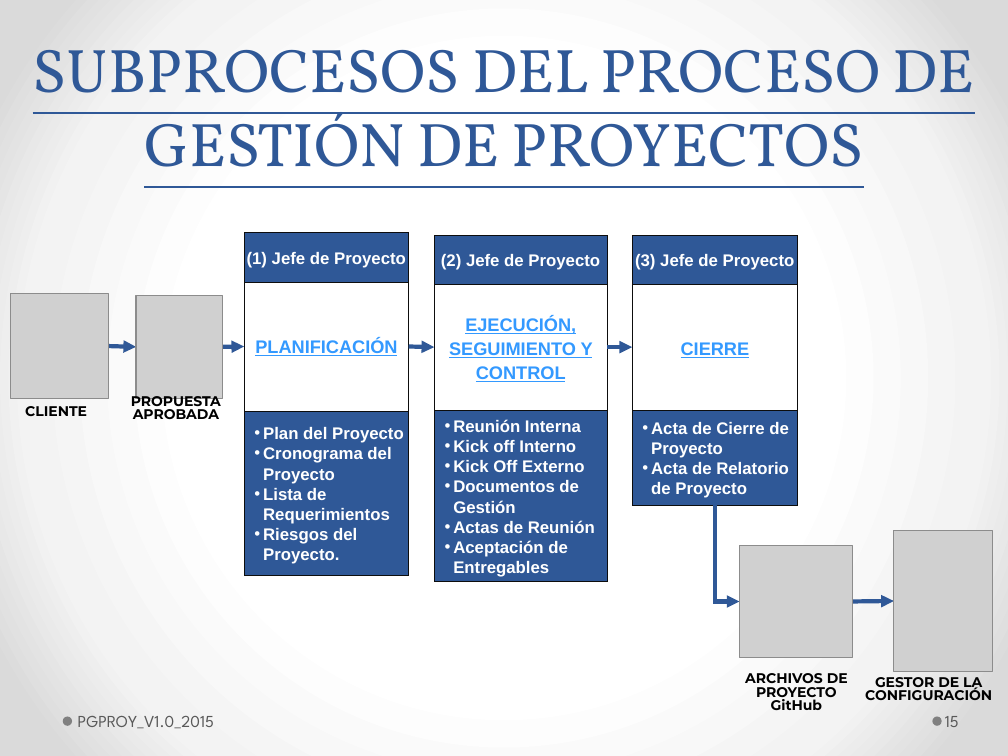
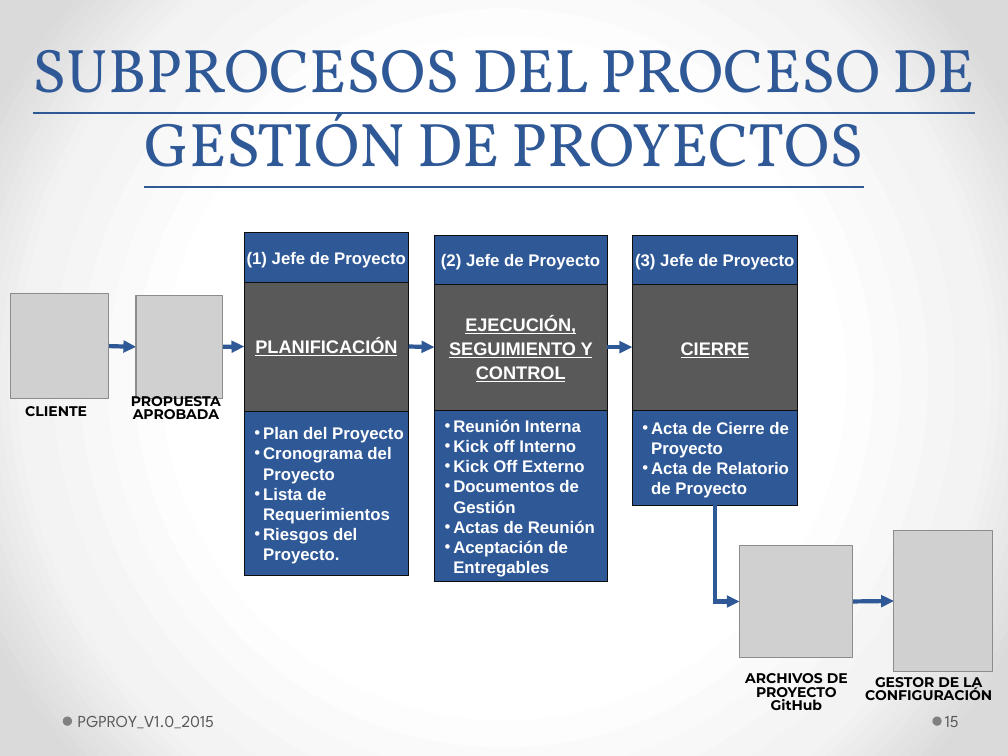
Before and after one commit to lowrider80/UTP-GPS-ALARM, a slide deck: slide 15 of Area_de_Proceso-_PP-PMC/PGPROY_V1.0_2015.pptx. Drawn at 1008x756 pixels with LibreOffice and Linux fonts; fonts in the diff are those of the drawing; grey boxes stand for pictures. Boxes give left, top, right and bottom in pixels: in the first picture for what was removed or moved away, otherwise in the second. Text is boxed around its words. In the diff, an @@ line names an element or a change of style, - is before the commit and + after.

Commit message:
Proceso de Gestion
Proceso de Gestion

```diff
--- a/Area_de_Proceso-_PP-PMC/PGPROY_V1.0_2015.pptx
+++ b/Area_de_Proceso-_PP-PMC/PGPROY_V1.0_2015.pptx
@@ text colour #3399FF to #FFFFFF; fill none to #595959 in 3 elements at [632, 284, 797, 411], [244, 282, 408, 411], [434, 284, 608, 411] @@
```
Also in this commit, not shown: 13 other slides changed.
